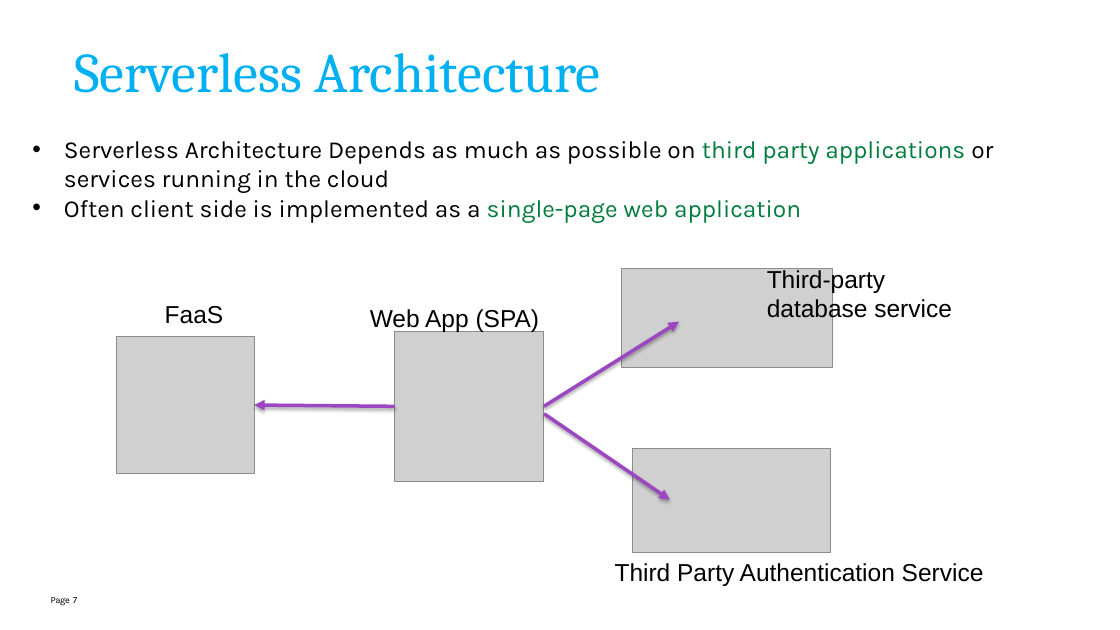
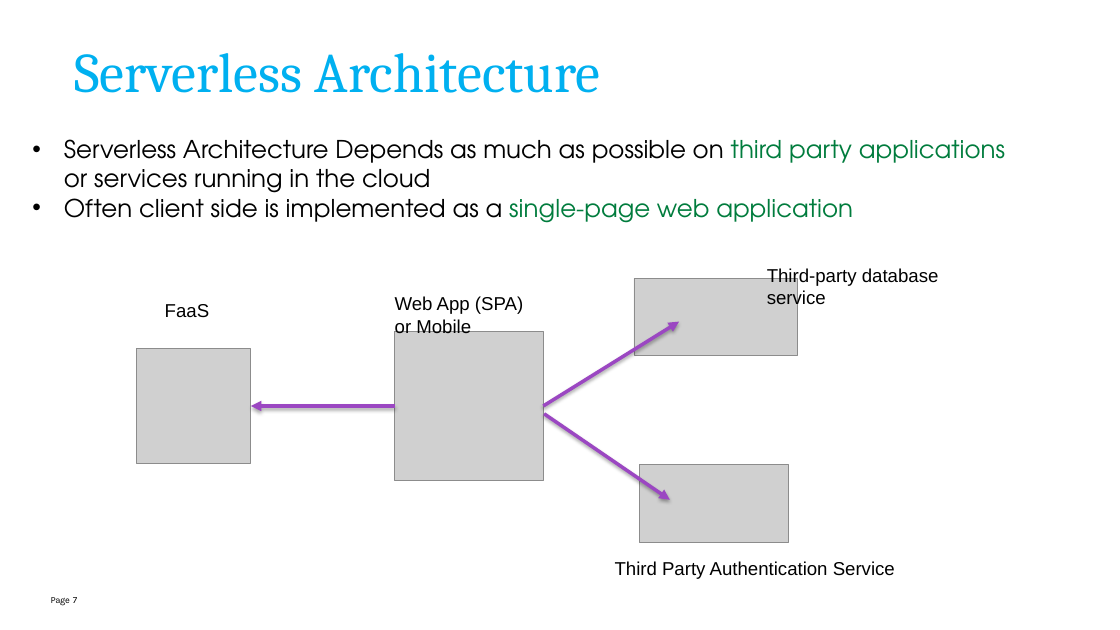
Before and after one commit to mehdikhaleghian/StudyNotes, a slide deck: slide 7 of Azure Functions.pptx. Drawn at 1120x630 pixels with LibreOffice and Linux fonts; fonts in the diff are those of the drawing; grey boxes stand for pictures; background and template pictures are left out. Boxes give left, top, right and bottom in pixels: in the first picture for what was removed or moved away, otherwise in the second. Text is boxed around its words. In the diff, an @@ line names an element or a change of style, - is before the commit and + after.

```diff
--- a/Azure Functions.pptx
+++ b/Azure Functions.pptx
@@ text "Serverless Architecture Depends as much ..." at (64,139,1005,223): font Karla to TeX Gyre Adventor @@
@@ size 21 to 16 pt in 3 elements at (615,561,895,579), (165,304,209,318), (767,268,939,309) @@
@@ text "Web App (SPA)": place and size @@
-text "Web App (SPA)" at (370,309,540,332)
+text "Web App (SPA)" at (395,296,523,333)
@@ text at (395,296,523,314): size 21 to 16 pt in "Web App (SPA)" @@
@@ picture: place and size @@
-picture at (622,269,833,367)
+picture at (634,279,798,355)
@@ text at (395,318,471,333): paragraph added @@
+or Mobile
@@ picture: place and size @@
-picture at (117,337,255,475)
+picture at (137,349,251,463)
@@ picture: place and size @@
-picture at (633,449,830,552)
+picture at (639,465,789,543)
```
Also in this commit, not shown: 6 other slides changed, 4 slides added, 10 slides removed, 4 other files.
